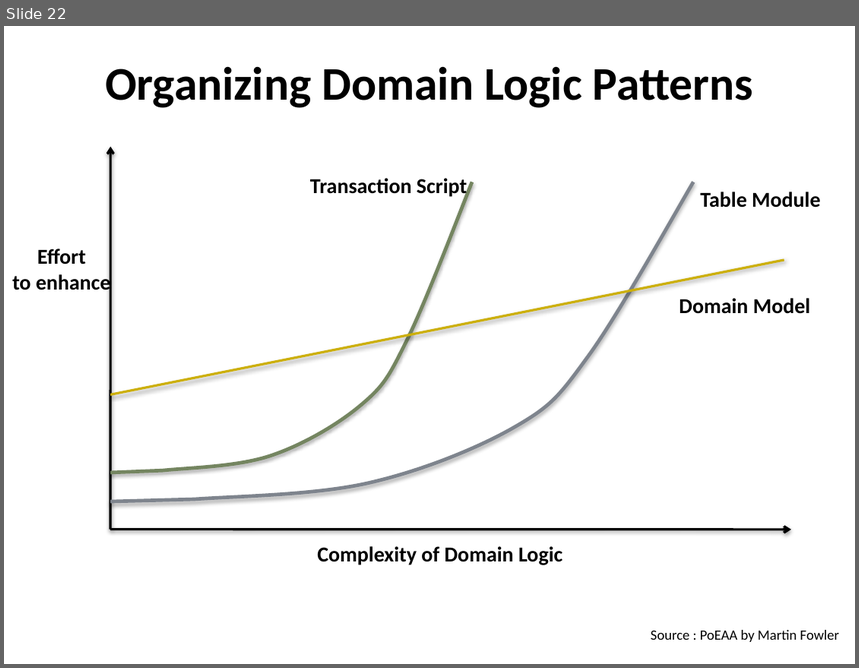
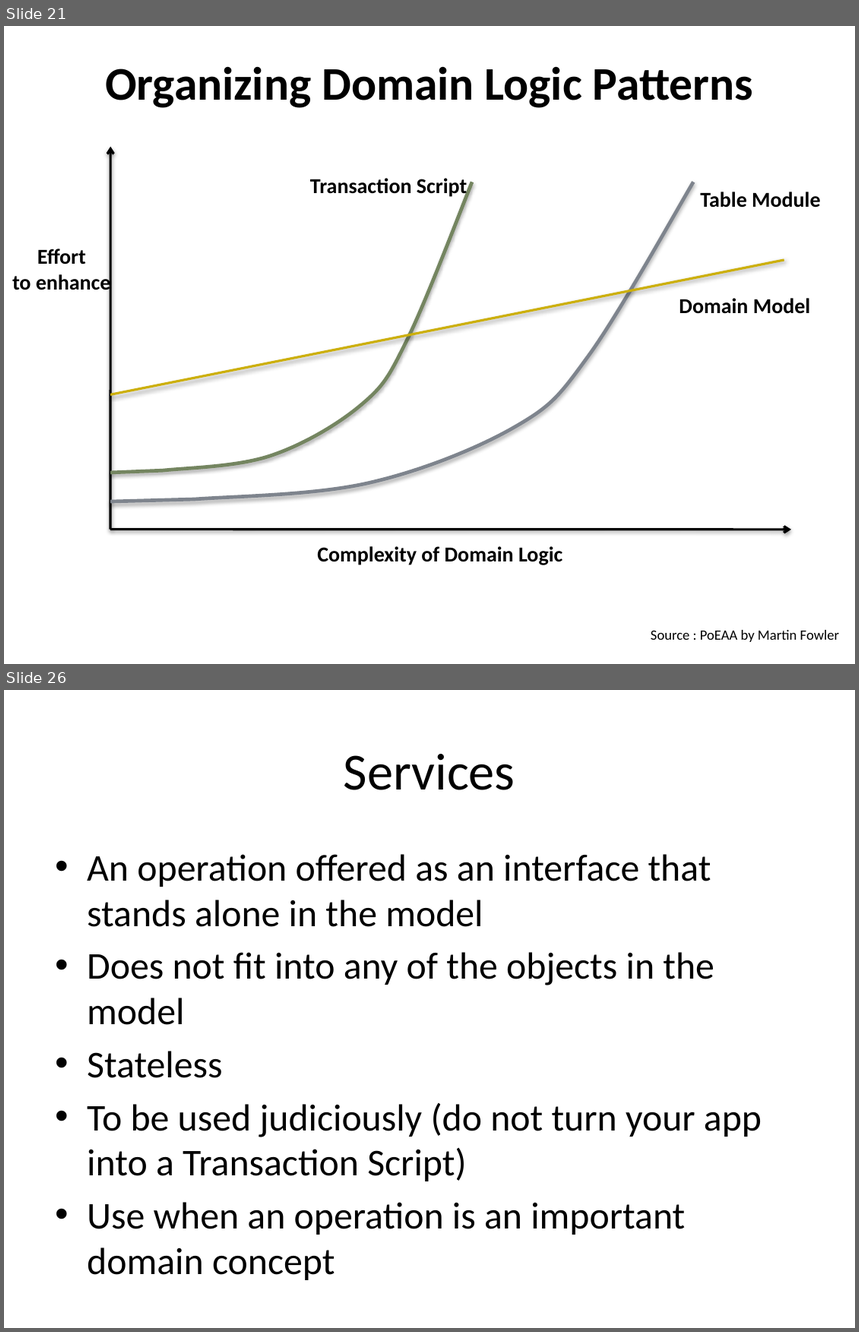
Before and after one commit to arturtv/dddpresentation, a slide deck: Domain-DrivenDesign.A.Trosin.pptx. Shown one above the other, each under a label of ours: slide 22 before the commit, slides 21 and 26 after it; the slides between them are not shown. The pictures are 859x668 and 859x1332 pixels, drawn with LibreOffice and Linux fonts; fonts in the diff are those of the drawing. Boxes give left, top, right and bottom in pixels: in the first picture for what was removed or moved away, otherwise in the second. Text is boxed around its words. In the diff, an @@ line names an element or a change of style, - is before the commit and + after.

```diff
--- a/Domain-DrivenDesign.A.Trosin.pptx
+++ b/Domain-DrivenDesign.A.Trosin.pptx
@@ slide 26 added at [4, 690, 855, 1328], background #FFFFFF @@
@@ title added at [344, 754, 515, 790], 44 pt, text #000000 @@
+Services
@@ text added at [87, 854, 762, 1275], 32 pt, text #000000 @@
+• An operation offered as an interface that stands alone in the model
+• Does not fit into any of the objects in the model
+• Stateless
+• To be used judiciously (do not turn your app into a Transaction Script)
+• Use when an operation is an important domain concept
@@ what was slide 22 is now slide 21 @@
```
Also in this commit, not shown: 6 slides changed, 3 other slides added, 1 slide removed.
